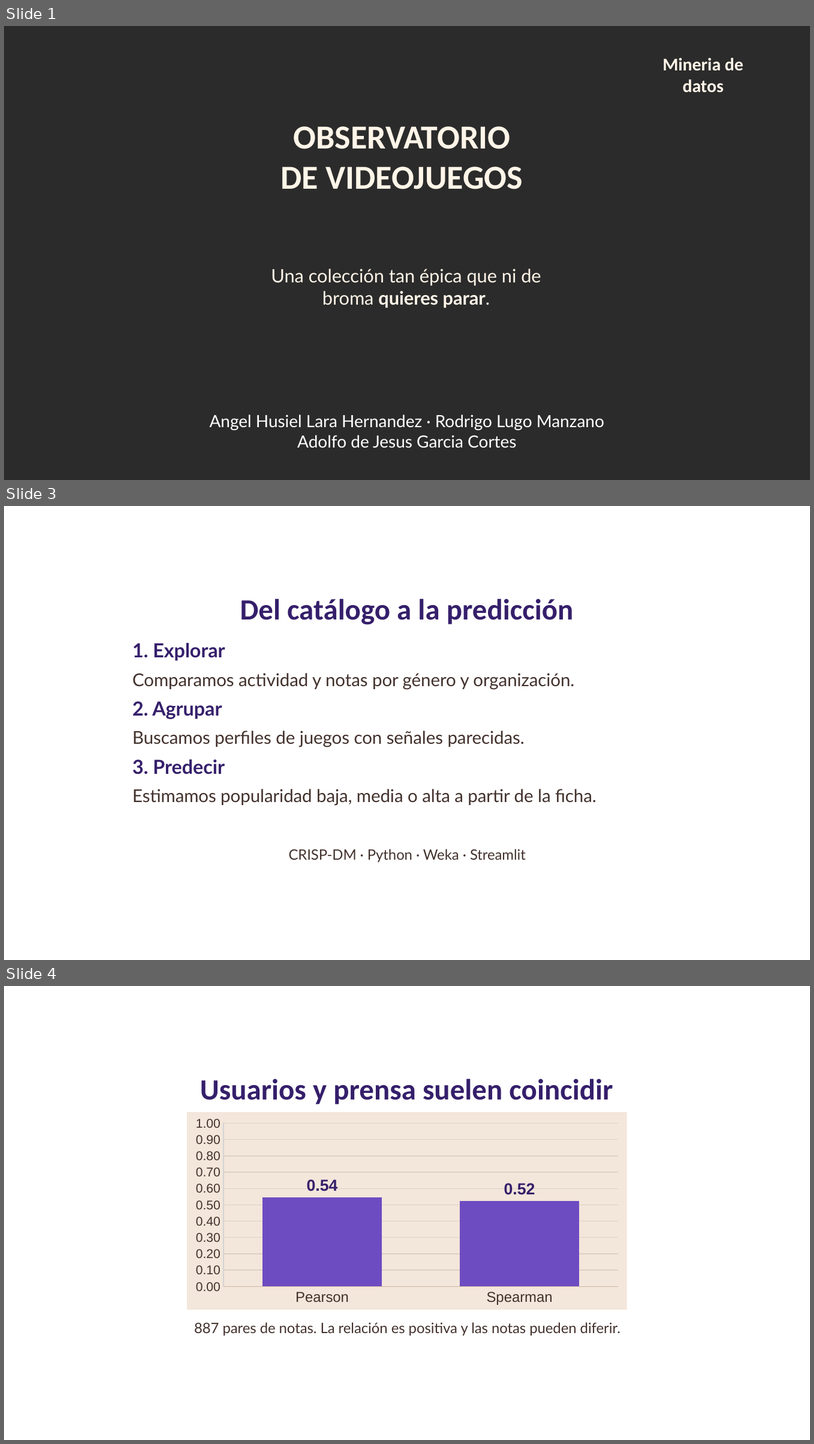
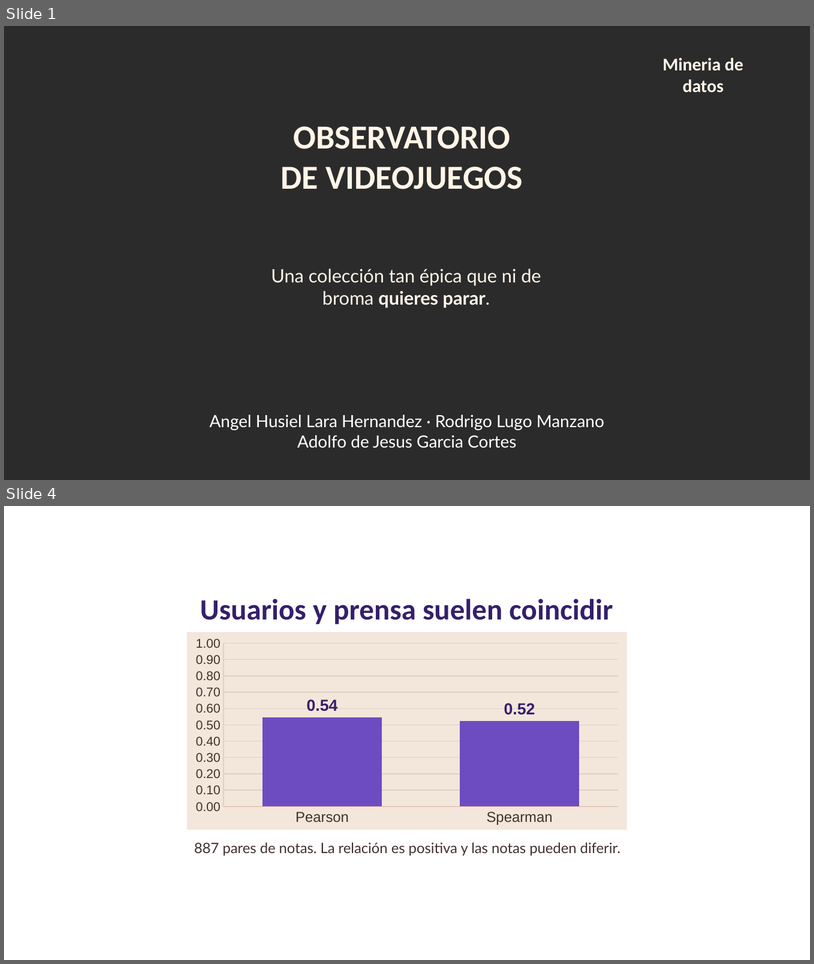
Before and after one commit to AngelHusielLaraHernandez/ProyectoMineria, a slide deck: Presentacion/Observatorio de Videojuegos.pptx. Shown one above the other, each under a label of ours: slides 1, 3 and 4 before the commit, slides 1 and 4 after it; the slides between them are not shown. The pictures are 814x1444 and 814x964 pixels, drawn with LibreOffice and Linux fonts; fonts in the diff are those of the drawing; background and template pictures are left out; a plain dark background stands for a picture behind light text. Boxes give left, top, right and bottom in pixels: in the first picture for what was removed or moved away, otherwise in the second. Text is boxed around its words. In the diff, an @@ line names an element or a change of style, - is before the commit and + after.

```diff
--- a/Presentacion/Observatorio de Videojuegos.pptx
+++ b/Presentacion/Observatorio de Videojuegos.pptx
@@ slide 3 removed at (4,506,810,960), background picture (left out) @@
@@ text removed at (240,598,574,625) @@
-Del catálogo a la predicción
@@ text removed at (132,643,225,661) @@
-1. Explorar
@@ text removed at (132,673,575,689) @@
-Comparamos actividad y notas por género y organización.
@@ text removed at (132,701,222,719) @@
-2. Agrupar
@@ text removed at (132,730,525,747) @@
-Buscamos perfiles de juegos con señales parecidas.
@@ text removed at (132,759,225,774) @@
-3. Predecir
@@ text removed at (132,789,597,805) @@
-Estimamos popularidad baja, media o alta a partir de la ficha.
@@ text removed at (289,849,526,862) @@
-CRISP-DM · Python · Weka · Streamlit
```
Also in this commit, not shown: 1 slide changed, 1 slide added, 1 other slide removed, 3 other files.
